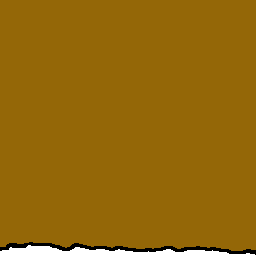
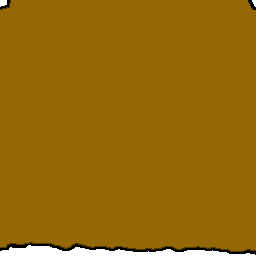
Layer changes from the first 256 × 256 image to the second:
painted on "N3XD" over [0, 0, 256, 252]
